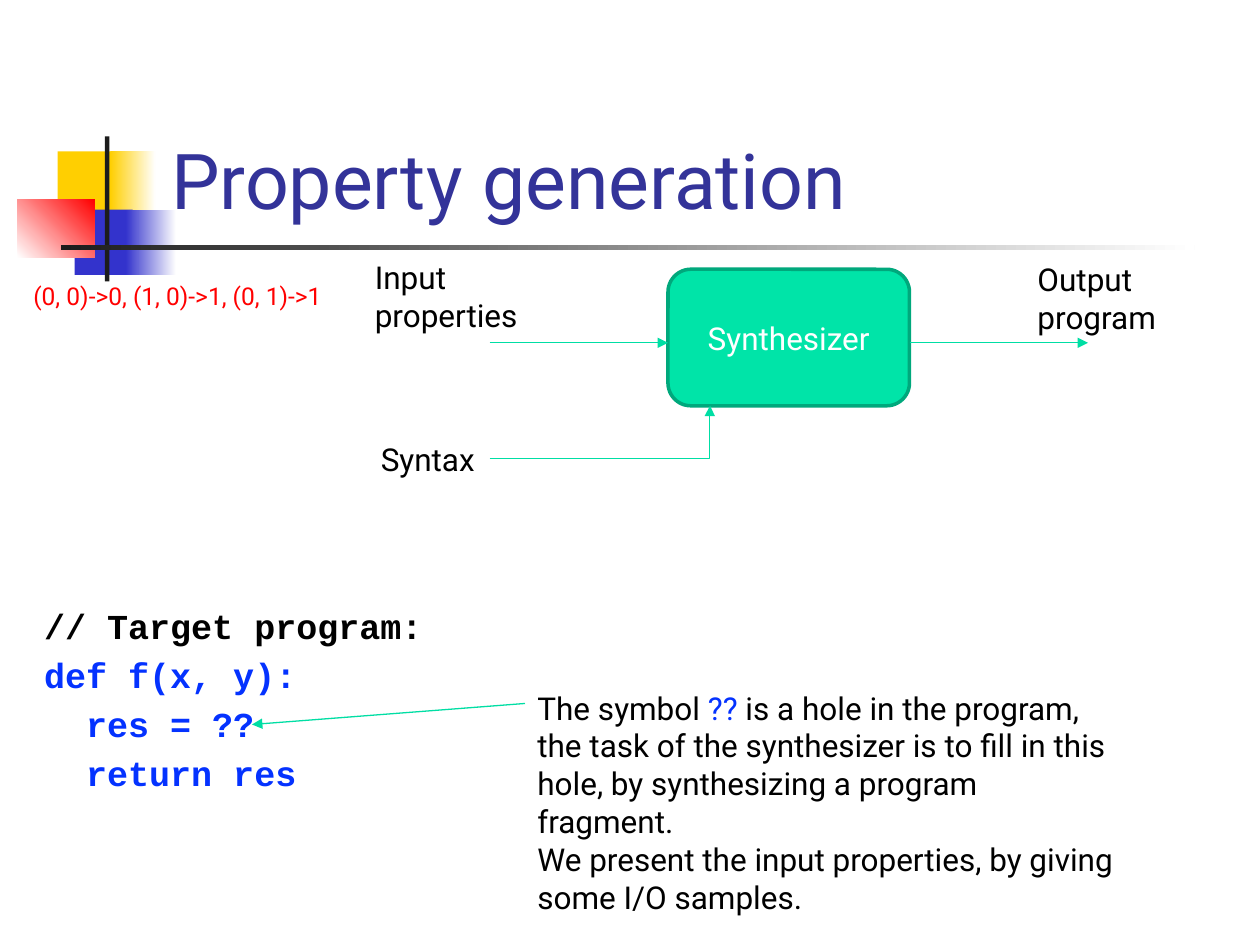
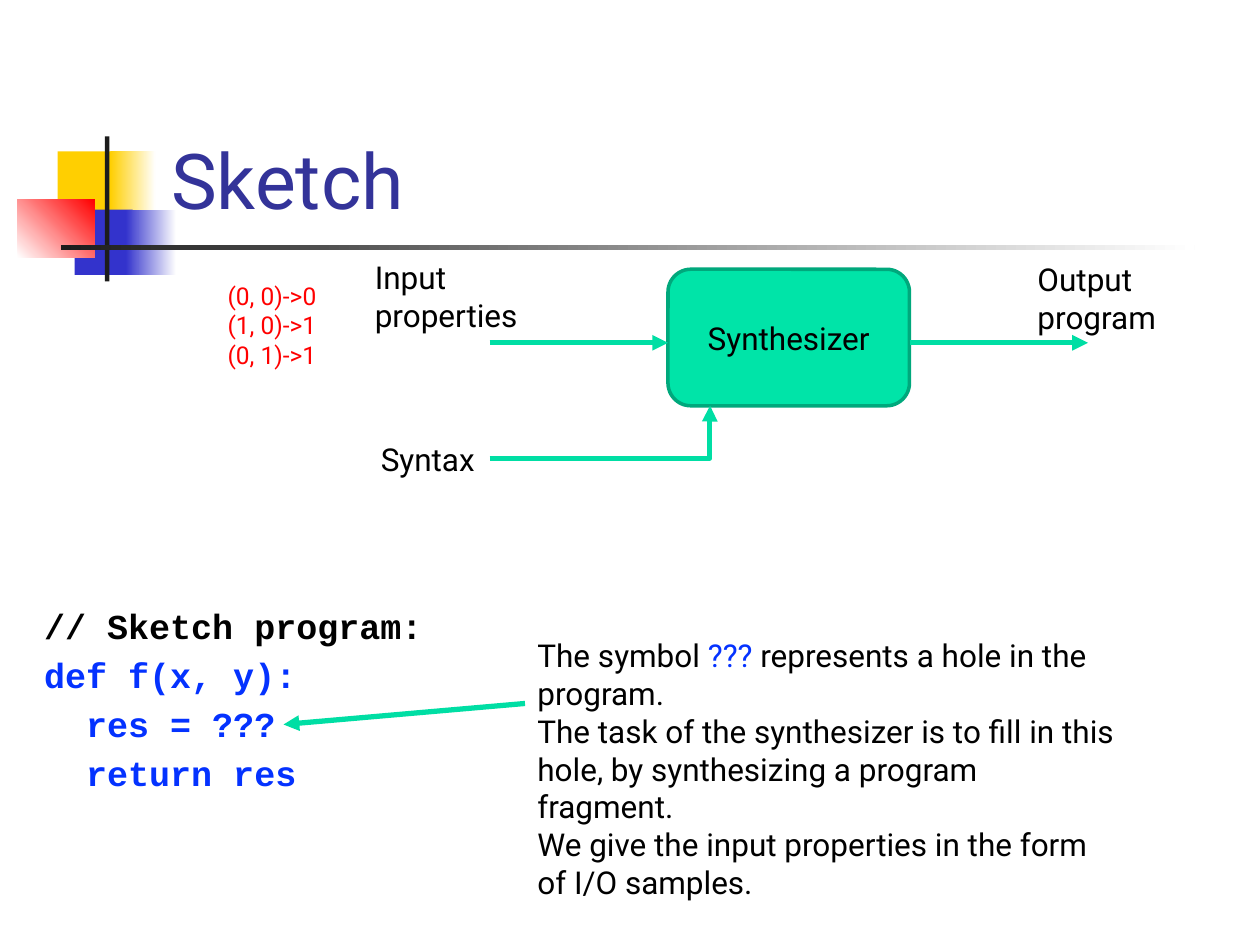
Before and after one commit to csslab-ustc/csslab-ustc.github.io, a slide deck: slide 6 of courses/theory/slides/lec20-synthesis.pptx (slide 7 before the commit). Drawn at 1260x945 pixels with LibreOffice and Linux fonts; fonts in the diff are those of the drawing. Boxes give left, top, right and bottom in pixels: in the first picture for what was removed or moved away, otherwise in the second. Text is boxed around its words. In the diff, an @@ line names an element or a change of style, - is before the commit and + after.

```diff
--- a/courses/theory/slides/lec20-synthesis.pptx
+++ b/courses/theory/slides/lec20-synthesis.pptx
@@ title at <box>171,151,404,210</box>: text changed @@
-Property generation
+Sketch
@@ text at <box>228,285,317,369</box>: text changed @@
-(0, 0)->0, (1, 0)->1, (0, 1)->1
+(0, 0)->0
+(1, 0)->1
+(0, 1)->1
@@ rounded rectangle "Synthesizer" at <box>668,270,910,406</box>: text colour #FFFFFF to #000000 @@
@@ arrow (490, 343) - (668, 343): stroke #00DFA4 0.75 pt to #00DFA4 3 pt @@
@@ arrow (910, 343) - (1089, 343): stroke #00DFA4 0.75 pt to #00DFA4 3 pt @@
@@ elbow arrow (490, 459) - (711, 406): stroke #00DFA4 0.75 pt to #00DFA4 3 pt @@
@@ text at <box>107,615,422,647</box>: text changed @@
-// Target program:
+// Sketch program:
@@ text at <box>537,643,1114,901</box>: text changed @@
-The symbol ?? is a hole in the program, the task of the synthesizer is to fill in this hole, by synthesizing a program fragment.
-We present the input properties, by giving some I/O samples.
+The symbol ??? represents a hole in the program.
+The task of the synthesizer is to fill in this hole, by synthesizing a program fragment.
+We give the input properties in the form of I/O samples.
@@ arrow moved from (525, 703) - (252, 724) to (525, 703) - (284, 724) @@
@@ arrow (525, 703) - (284, 724): stroke #00DFA4 0.75 pt to #00DFA4 3 pt @@
```
Also in this commit, not shown: 6 other slides changed, 2 slides added, 3 slides removed, 2 other files.
